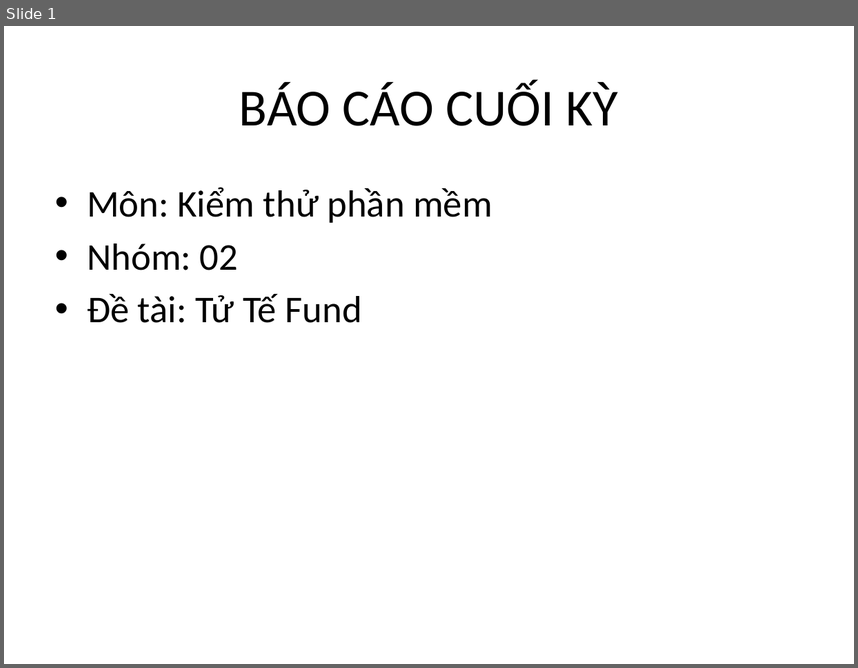
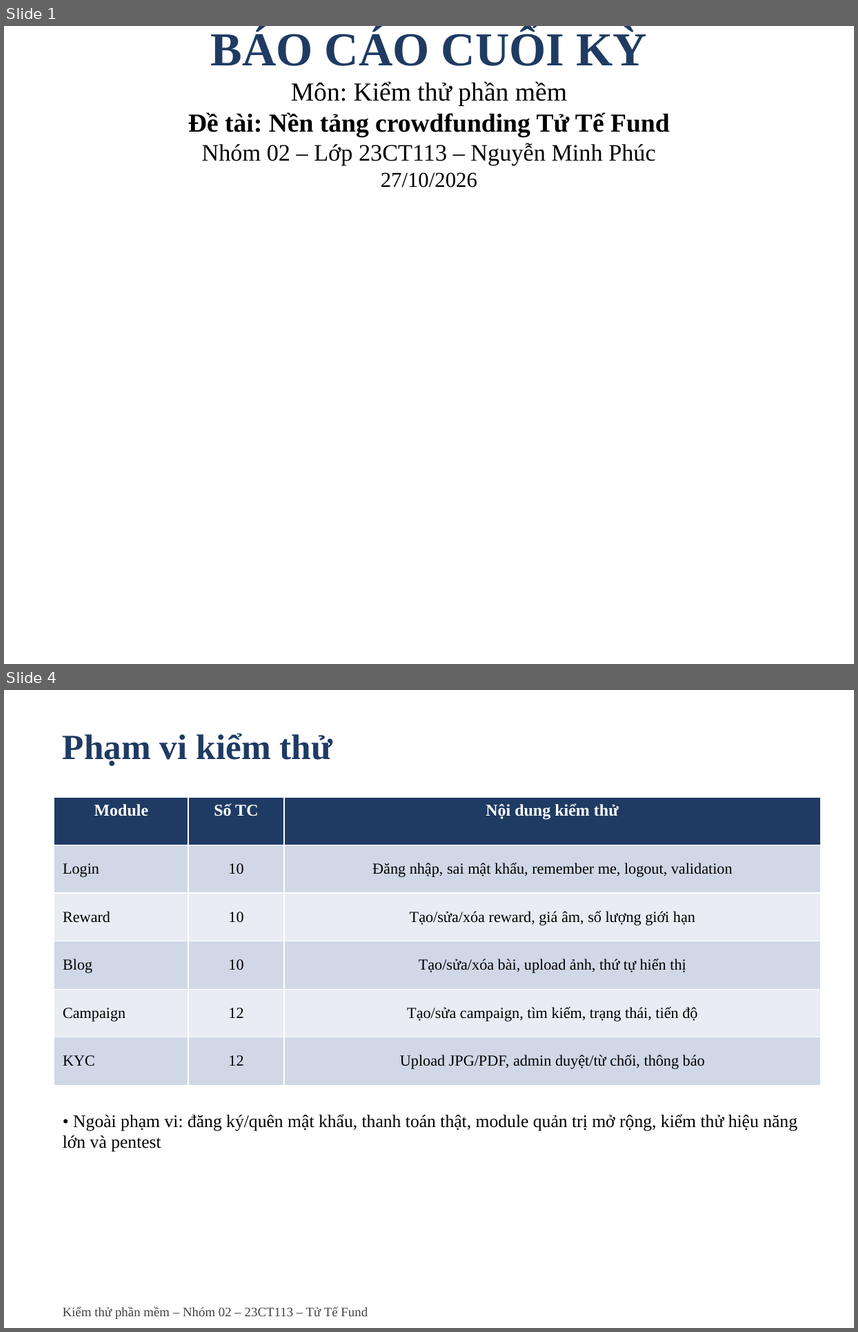
Before and after one commit to Escanor292/test, a slide deck: 23CT113_Nhom02_NenTangCrowdfunding(TuTeFund)/Word+ppt Báo Cáo/Ppt Báo cáo Nhóm 2 - 23CT113.pptx. Shown one above the other, each under a label of ours: slide 1 before the commit, slides 1 and 4 after it; the slides between them are not shown. The pictures are 858x668 and 858x1332 pixels, drawn with LibreOffice and Linux fonts; fonts in the diff are those of the drawing. Boxes give left, top, right and bottom in pixels: in the first picture for what was removed or moved away, otherwise in the second. Text is boxed around its words. In the diff, an @@ line names an element or a change of style, - is before the commit and + after.

```diff
--- a/23CT113_Nhom02_NenTangCrowdfunding(TuTeFund)/Word+ppt Báo Cáo/Ppt Báo cáo Nhóm 2 - 23CT113.pptx
+++ b/23CT113_Nhom02_NenTangCrowdfunding(TuTeFund)/Word+ppt Báo Cáo/Ppt Báo cáo Nhóm 2 - 23CT113.pptx
@@ slide 4 added at bbox=[4, 690, 854, 1328], background #FFFFFF @@
@@ text added at bbox=[63, 733, 332, 766], 30 pt, text #1F3B63, bold @@
+Phạm vi kiểm thử
@@ table added at bbox=[54, 797, 821, 1085], 6 rows, 3 columns @@
+Module | Số TC | Nội dung kiểm thử
+Login | 10 | Đăng nhập, sai mật khẩu, remember me, logout, validation
+Reward | 10 | Tạo/sửa/xóa reward, giá âm, số lượng giới hạn
+Blog | 10 | Tạo/sửa/xóa bài, upload ảnh, thứ tự hiển thị
+Campaign | 12 | Tạo/sửa campaign, tìm kiếm, trạng thái, tiến độ
+KYC | 12 | Upload JPG/PDF, admin duyệt/từ chối, thông báo
@@ text added at bbox=[63, 1114, 797, 1152], 15 pt, text #000000 @@
+• Ngoài phạm vi: đăng ký/quên mật khẩu, thanh toán thật, module quản trị mở rộng, kiểm thử hiệu năng lớn và pentest
@@ text added at bbox=[63, 1306, 368, 1319], 11 pt, text #404040 @@
+Kiểm thử phần mềm – Nhóm 02 – 23CT113 – Tử Tế Fund
@@ slide 1 changed as well @@
@@ title at bbox=[211, 28, 647, 66]: size 44 to 40 pt, font Calibri to Times New Roman, text colour #000000 to #1F3B63, bold on in "BÁO CÁO CUỐI KỲ" @@
@@ title at bbox=[188, 81, 670, 187]: paragraphs added @@
+Môn: Kiểm thử phần mềm
+Đề tài: Nền tảng crowdfunding Tử Tế Fund
+Nhóm 02 – Lớp 23CT113 – Nguyễn Minh Phúc
+27/10/2026
@@ text removed at bbox=[87, 187, 493, 323] @@
-• Môn: Kiểm thử phần mềm
-• Nhóm: 02
-• Đề tài: Tử Tế Fund
```
Also in this commit, not shown: 9 other slides added, 5 slides removed, 4 other files.
